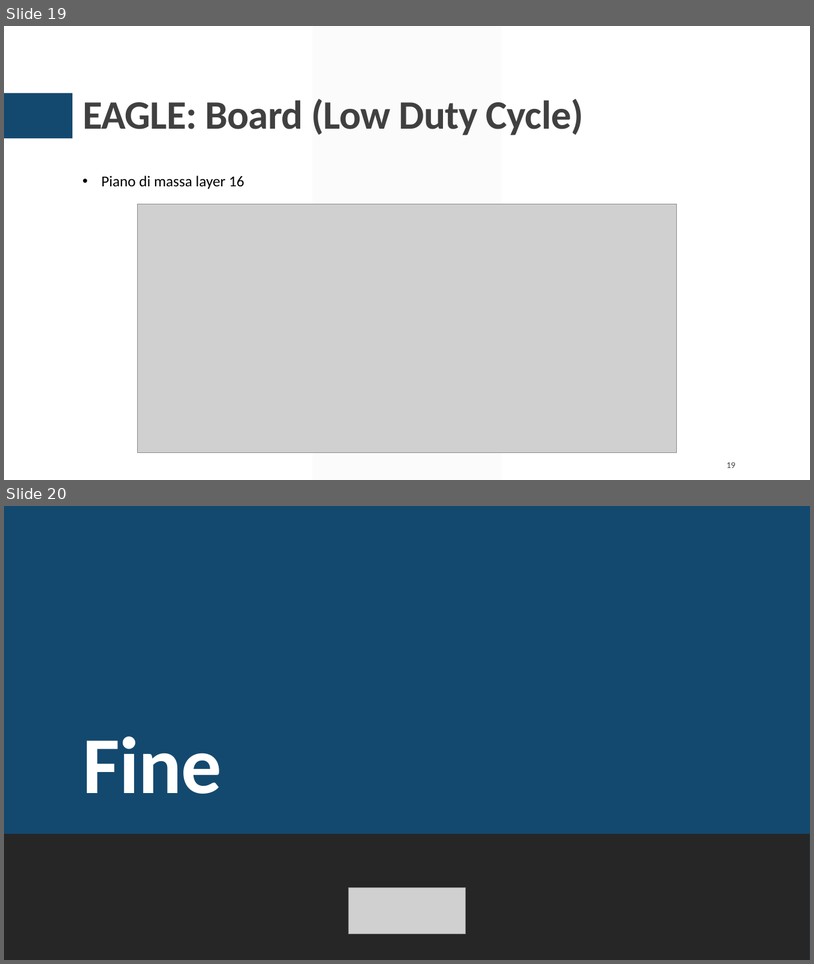
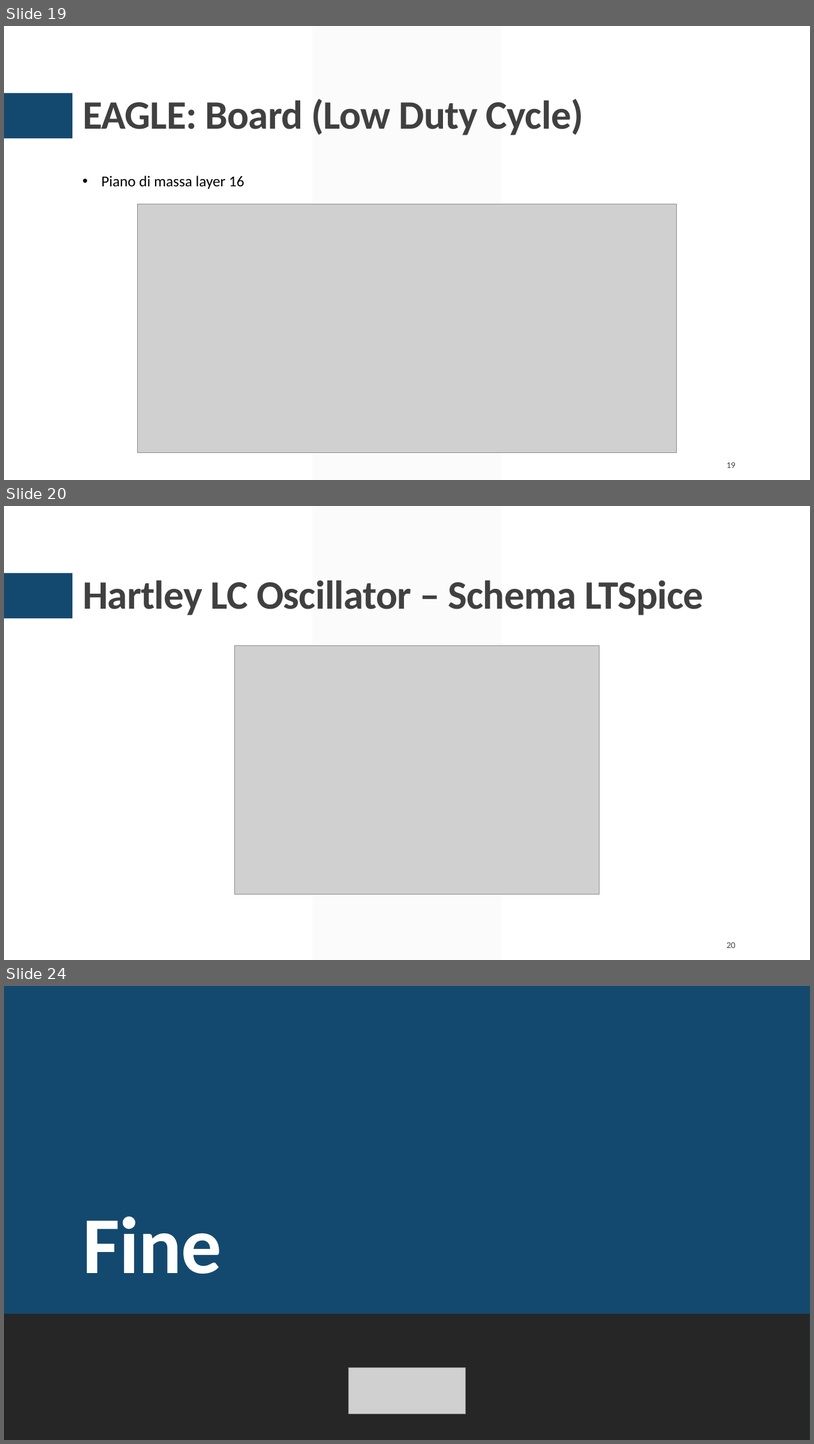
Before and after one commit to greco-salvatore/LTSpice, a slide deck: presentazione/presentazione.pptx. Shown one above the other, each under a label of ours: slides 19 and 20 before the commit, slides 19, 20 and 24 after it; the slides between them are not shown. The pictures are 814x964 and 814x1444 pixels, drawn with LibreOffice and Linux fonts; fonts in the diff are those of the drawing; grey boxes stand for pictures. Boxes give left, top, right and bottom in pixels: in the first picture for what was removed or moved away, otherwise in the second. Text is boxed around its words. In the diff, an @@ line names an element or a change of style, - is before the commit and + after.

```diff
--- a/presentazione/presentazione.pptx
+++ b/presentazione/presentazione.pptx
@@ slide 20 added at bbox=[4, 506, 810, 960], background #FFFFFF; not listed: 2 template elements that a slide beside it also shows @@
@@ title added at bbox=[83, 580, 704, 615], 48 pt, text #404040, bold @@
+Hartley LC Oscillator – Schema LTSpice
@@ picture added at bbox=[234, 646, 599, 894] @@
@@ page number added at bbox=[727, 942, 736, 948], 10.5 pt, text #404040 @@
+20
@@ what was slide 20 is now slide 24 @@
```
Also in this commit, not shown: 1 slide changed, 3 other slides added.
